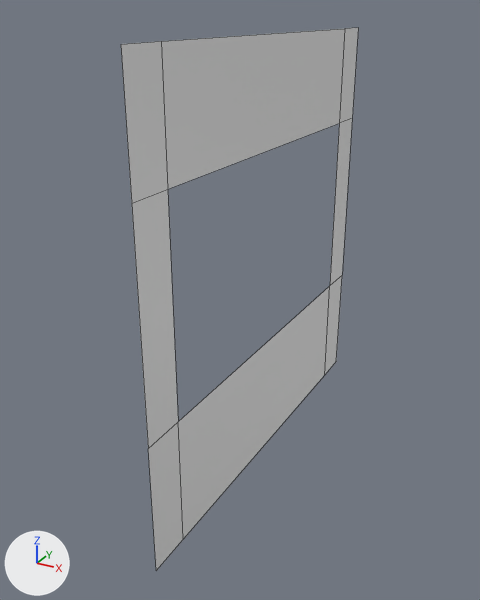
An edit to the FBX model Office_FPS/Assets/_OfficeSimulator_Root/Art/3D/Models/Módulos/SM_Window_Special_Blocking.fbx, drawn before and after from the same camera.
Before and after are seen from a camera (50 mm lens) standing at (1.92, -2.44, 3.14) and looking at (-0.14, 1.31, 1.27). Lighting does not change. The marker at lower left points along +X, +Y and +Z. Mesh edges are drawn as thin lines. Where no turn or scale is listed for an object, it has been applied to the vertices.

The first picture shows 'SM_Window_Special_Blocking'.
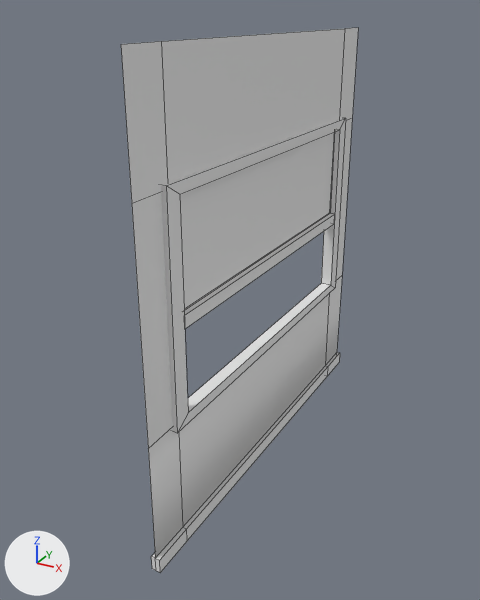
What differs and where, as boxes (x1, y1, x2, y2) in the pictures (480 x 600 px):
'SM_Window_Special_Blocking', reshaped: before (121, 28, 358, 570); after (121, 28, 358, 573)
'SM_Window_Special_Blocking.002', added: after (180, 132, 335, 329)
'SM_Window_Special_Blocking.001', added: after (161, 118, 346, 433)

The change, as a list of edits to the scene's bpy script:
```text
Change me_plane_068:
    used by ob_sm_window_special_blocking; location = (0.0, 0.0, 0.0)
    remove me_plane_068.from_pydata(...)  # 16 vertices, 8 faces; spans x 0.0, y 0.0..3.0, z 0.0..3.0
    add me_plane_068.from_pydata(...)  # 36 vertices, 30 faces; spans x -0.03..0.03, y 0.0..3.0, z 0.0..3.0
    me_plane_068 part 1
    8 faces are deleted
    20 vertices are added at x -0.03..0.03, y 0.0..3.0, z 0.0..0.1
    30 new faces join them
Add me_plane_074:
    me_plane_074.from_pydata([(-0.04, 0.36, 2.26), (-0.04, 2.64, 2.26), (-0.05, 0.36, 2.26), (-0.05, 2.64, 2.26), (0.0, 0.36, 1.49), (0.0, 2.64, 1.49), (-0.09, 0.36, 1.49), (-0.09, 2.64, 1.49), (0.0, 2.64, 1.57), (-0.09, 2.64, 1.57), (-0.09, 0.36, 1.57), (0.0, 0.36, 1.57), (-0.05, 2.64, 1.57), (-0.05, 0.36, 1.57), (-0.04, 0.36, 1.57), (-0.04, 2.64, 1.57)], [], [(1, 3, 2, 0), (5, 4, 6, 7), (9, 8, 5, 7), (10, 9, 7, 6), (11, 10, 6, 4), (8, 11, 4, 5), (15, 14, 11, 8), (14, 13, 10, 11), (13, 12, 9, 10), (12, 15, 8, 9), (3, 1, 15, 12), (2, 3, 12, 13), (0, 2, 13, 14), (1, 0, 14, 15)])
Add me_plane_073:
    me_plane_073.from_pydata([(0.0, 0.36, 2.26), (0.0, 2.64, 2.26), (0.0, 0.36, 0.94), (0.0, 2.64, 0.94), (0.0, 0.24, 2.33), (0.0, 2.76, 2.33), (0.0, 0.24, 0.87), (0.0, 2.76, 0.87), (-0.09, 0.36, 2.26), (-0.09, 2.64, 2.26), (-0.09, 2.64, 0.94), (-0.09, 0.36, 0.94), (-0.09, 0.24, 2.33), (-0.09, 2.76, 2.33), (-0.09, 2.76, 0.87), (-0.09, 0.24, 0.87)], [], [(11, 10, 14, 15), (2, 6, 7, 3), (3, 7, 5, 1), (1, 5, 4, 0), (0, 4, 6, 2), (10, 9, 13, 14), (9, 8, 12, 13), (8, 11, 15, 12), (4, 5, 13, 12), (0, 2, 11, 8), (1, 0, 8, 9), (5, 7, 14, 13), (7, 6, 15, 14), (3, 1, 9, 10), (2, 3, 10, 11), (6, 4, 12, 15)])
Add ob_sm_window_special_blocking_002:
    ob_sm_window_special_blocking_002 = bpy.data.objects.new('SM_Window_Special_Blocking.002', me_plane_074)
    ob_sm_window_special_blocking_002.location = (0.031, 0.0, 0.0)
Add ob_sm_window_special_blocking_001:
    ob_sm_window_special_blocking_001 = bpy.data.objects.new('SM_Window_Special_Blocking.001', me_plane_073)
    ob_sm_window_special_blocking_001.location = (0.031, 0.0, 0.0)
```
